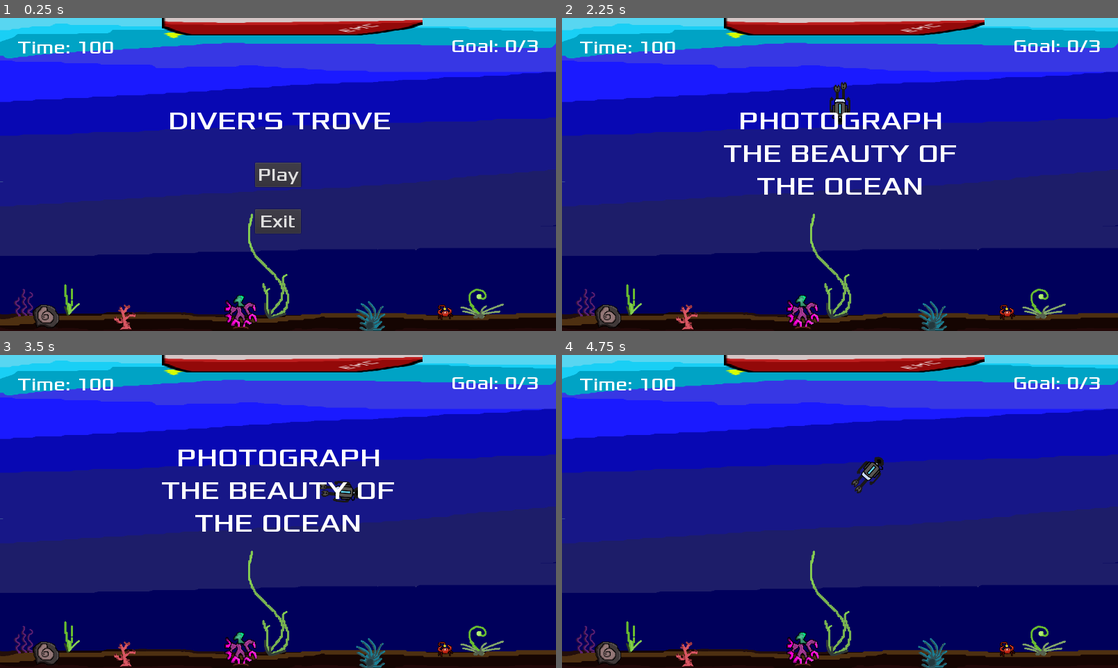
Above: before the commit, frames 1-4 (two rows, left to right).
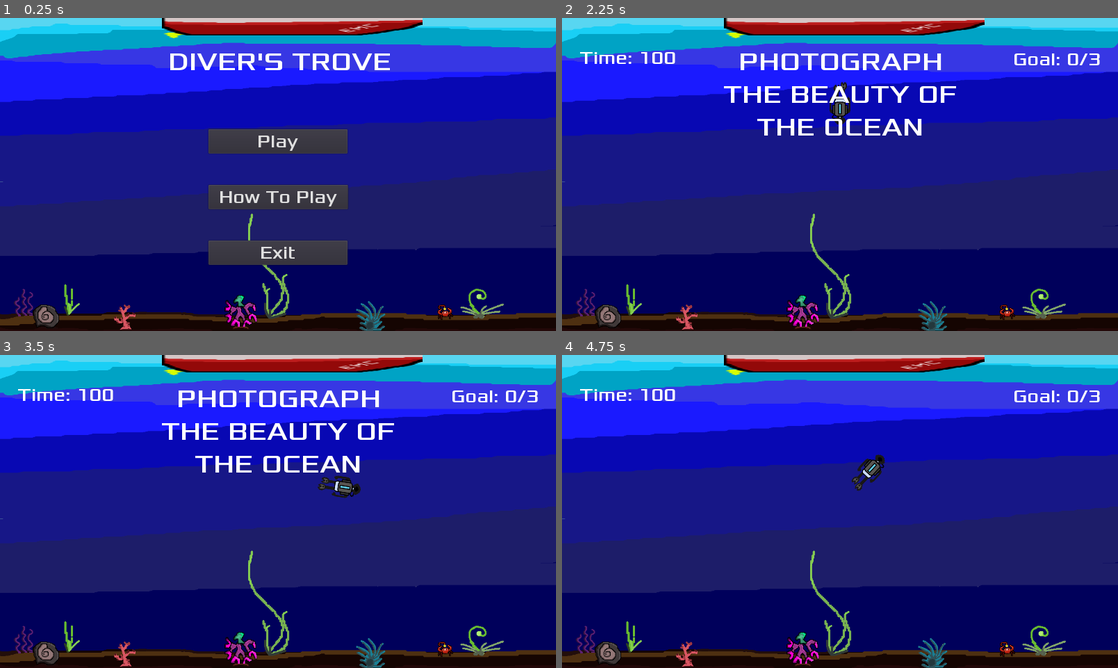
Above: after the commit, the same moments.

Repository: AlgionSan/GJ-Demo-2.0
Game: Godot game, scene res://scenes/Main.tscn
Same seed, same stepped clock (60 frames per second), same inputs: the game is played once before the commit and once after it.
Inputs (mouse positions are in pixels of both pictures, inside the frame that each line leads up to):
- Up to frame 1 (0.25 s): no input
- Up to frame 2 (2.25 s): click (840, 196) at 0.5 s, where only the run after the commit has a clickable "How To Play"; click (840, 252) at 1.25 s, where only the run after the commit has a clickable "RETURN"; click "Play" at 2 s
- Up to frame 3 (3.5 s): move the mouse to (400, 495) at 2.77 s; tap E (interact) at 2.85 s
- Up to frame 4 (4.75 s): move the mouse to (728, 527) at 3.52 s; tap E (interact) at 3.6, 4.35 s; move the mouse to (895, 442) at 4.27 s

The runs differ from the first frame. In frame 1, 9.7% of the frame differs, in the area x 3-97%, y 7-80%; in frame 2, 5.9%; in frame 3, 6.2%; in frame 4, 1.3%.

Commit message:
How To Play Commit

Diff:
--- a/scenes/HUD.tscn
+++ b/scenes/HUD.tscn
@@ -18,19 +18,20 @@
 anchor_left = 1.0
 anchor_right = 1.0
 margin_left = -640.0
-margin_top = 40.0
+margin_top = 64.0
 margin_right = -40.0
-margin_bottom = 113.0
+margin_bottom = 128.0
 custom_fonts/font = SubResource( 1 )
 text = "Goal: 0/3"
 align = 2
+valign = 1
 autowrap = true
 
 [node name="TimeLabel" type="Label" parent="."]
 margin_left = 40.0
-margin_top = 40.0
+margin_top = 64.0
 margin_right = 640.0
-margin_bottom = 95.0
+margin_bottom = 120.0
 custom_fonts/font = SubResource( 1 )
 text = "Timer: 0"
 valign = 1
@@ -42,9 +43,9 @@
 anchor_right = 0.5
 anchor_bottom = 0.5
 margin_left = -300.0
-margin_top = -160.0
+margin_top = -296.0
 margin_right = 300.0
-margin_bottom = -105.0
+margin_bottom = -223.0
 custom_fonts/font = SubResource( 2 )
 text = "Diver's Trove"
 align = 1
@@ -57,10 +58,10 @@
 anchor_top = 0.5
 anchor_right = 0.5
 anchor_bottom = 0.5
-margin_left = -53.0
-margin_top = -27.5
-margin_right = 53.0
-margin_bottom = 27.5
+margin_left = -160.0
+margin_top = -104.0
+margin_right = 160.0
+margin_bottom = -49.0
 custom_fonts/font = SubResource( 1 )
 text = "Play"
 
@@ -69,12 +70,24 @@
 anchor_top = 0.5
 anchor_right = 0.5
 anchor_bottom = 0.5
-margin_left = -53.0
-margin_top = 80.0
-margin_right = 53.0
-margin_bottom = 135.0
+margin_left = -160.0
+margin_top = 152.0
+margin_right = 160.0
+margin_bottom = 207.0
 custom_fonts/font = SubResource( 1 )
 text = "Exit"
+
+[node name="HowToPlayButton" type="Button" parent="."]
+anchor_left = 0.5
+anchor_top = 1.0
+anchor_right = 0.5
+anchor_bottom = 1.0
+margin_left = -160.0
+margin_top = -336.0
+margin_right = 161.0
+margin_bottom = -281.0
+custom_fonts/font = SubResource( 1 )
+text = "How To Play"
 
 [node name="MessageTimer" type="Timer" parent="."]
 wait_time = 2.0
@@ -82,4 +95,5 @@
 
 [connection signal="pressed" from="StartButton" to="." method="_on_StartButton_pressed"]
 [connection signal="pressed" from="ExitButton" to="." method="_on_ExitButton_pressed"]
+[connection signal="button_down" from="HowToPlayButton" to="." method="_on_HowToPlayButton_button_down"]
 [connection signal="timeout" from="MessageTimer" to="." method="_on_MessageTimer_timeout"]
--- /dev/null
+++ b/scenes/HowToPlay.tscn
@@ -0,0 +1,49 @@
+[gd_scene load_steps=5 format=2]
+
+[ext_resource path="res://font/xolonium-regular.ttf" type="DynamicFontData" id=1]
+[ext_resource path="res://scripts/HowToPlay.gd" type="Script" id=2]
+
+[sub_resource type="DynamicFont" id=1]
+size = 30
+font_data = ExtResource( 1 )
+
+[sub_resource type="DynamicFont" id=2]
+size = 20
+font_data = ExtResource( 1 )
+
+[node name="HowToPlay" type="Control"]
+anchor_right = 1.0
+anchor_bottom = 1.0
+script = ExtResource( 2 )
+
+[node name="ColorRect" type="ColorRect" parent="."]
+anchor_right = 1.0
+anchor_bottom = 1.0
+color = Color( 0.117647, 0.243137, 0.223529, 0.482353 )
+
+[node name="HowToPlay_Label" type="Label" parent="."]
+anchor_left = 0.5
+anchor_top = 0.5
+anchor_right = 0.5
+anchor_bottom = 0.5
+margin_left = -320.0
+margin_top = -288.0
+margin_right = 320.0
+margin_bottom = -232.0
+custom_fonts/font = SubResource( 1 )
+text = "How To Play"
+align = 1
+
+[node name="Return_Button" type="Button" parent="."]
+anchor_left = 0.5
+anchor_top = 1.0
+anchor_right = 0.5
+anchor_bottom = 1.0
+margin_left = -160.0
+margin_top = -208.0
+margin_right = 160.0
+margin_bottom = -152.0
+custom_fonts/font = SubResource( 2 )
+text = "RETURN"
+
+[connection signal="button_down" from="Return_Button" to="." method="_on_Return_Button_button_down"]
--- a/scenes/Main.tscn
+++ b/scenes/Main.tscn
@@ -128,5 +128,6 @@
 [connection signal="hit" from="Player" to="." method="game_over"]
 [connection signal="photograph" from="Player" to="." method="_on_Player_photograph"]
 [connection signal="return_ship" from="Player" to="." method="_on_Player_return_ship"]
+[connection signal="htp_show" from="HUD" to="." method="_on_HUD_htp_show"]
 [connection signal="start_game" from="HUD" to="." method="new_game"]
 [connection signal="timeout" from="MobTimer" to="." method="_on_MobTimer_timeout"]
--- a/scripts/HUD.gd
+++ b/scripts/HUD.gd
@@ -1,9 +1,10 @@
 extends CanvasLayer
 
 signal start_game
+signal htp_show
 
 func _ready():
-	pass
+	hide_hud()
 
 func update_goal(cur_goal):
 	$GoalLabel.text = "Goal: " + str(cur_goal) + "/" + str(3)
@@ -23,7 +24,9 @@
 	yield($MessageTimer, "timeout")
 	$MessageLabel.text = "Diver's Trove"
 	$MessageLabel.show()
+	hide_hud()
 	$StartButton.show()
+	$HowToPlayButton.show()
 	$ExitButton.show()
 
 func show_game_win():
@@ -35,7 +38,10 @@
 	$ExitButton.show()
 
 func _on_StartButton_pressed():
+	$GoalLabel.show()
+	$TimeLabel.show()
 	$StartButton.hide()
+	$HowToPlayButton.hide()
 	$ExitButton.hide()
 	emit_signal("start_game")
 
@@ -46,3 +52,23 @@
 
 func _on_MessageTimer_timeout():
 	$MessageLabel.hide()
+
+
+func _on_HowToPlayButton_button_down():
+	# Load the Instructions scene
+	$StartButton.hide()
+	$HowToPlayButton.hide()
+	$ExitButton.hide()
+	$MessageLabel.hide()
+	emit_signal("htp_show")
+
+func show_hud():
+	$StartButton.show()
+	$HowToPlayButton.show()
+	$ExitButton.show()
+	$MessageLabel.show()
+
+
+func hide_hud():
+	$GoalLabel.hide()
+	$TimeLabel.hide()
--- /dev/null
+++ b/scripts/HowToPlay.gd
@@ -0,0 +1,27 @@
+extends Control
+
+signal show_menu
+
+# Declare member variables here. Examples:
+# var a = 2
+# var b = "text"
+
+
+# Called when the node enters the scene tree for the first time.
+func _ready():
+	pass # Replace with function body.
+
+
+# Called every frame. 'delta' is the elapsed time since the previous frame.
+#func _process(delta):
+#	pass
+
+
+func _on_Return_Button_button_down():
+
+	emit_signal("show_menu")
+	# Remove the instructions scene from the main scene
+	queue_free()
+
+	# Show the main menu (optional)
+	#get_tree().get_root().get_node("Main").show()
--- a/scripts/Main.gd
+++ b/scripts/Main.gd
@@ -2,12 +2,17 @@
 
 signal game_not_running
 signal game_new_game
+
+
 
 export (PackedScene) var mob_scene
 export var oxygenTimer : float = 100.0
 
 
 var game_running: bool = false
+
+
+
 
 func new_game():
 	set_process(true)
@@ -112,3 +117,19 @@
 	#movement
 	var velocity = Vector2(rand_range(mob.min_speed, mob.max_speed), 0)
 	mob.linear_velocity = velocity.rotated(direction)
+
+
+
+
+func _on_HUD_htp_show():
+
+	var instructions_scene = preload("res://scenes/HowToPlay.tscn")
+	var instructions_instance = instructions_scene.instance()
+
+	# Add the instructions scene as a child of the main scene
+	get_tree().get_root().add_child(instructions_instance)
+
+	instructions_instance.connect("show_menu", self, "_on_HowToPlay_return")
+
+func _on_HowToPlay_return():
+	$HUD.show_hud()
